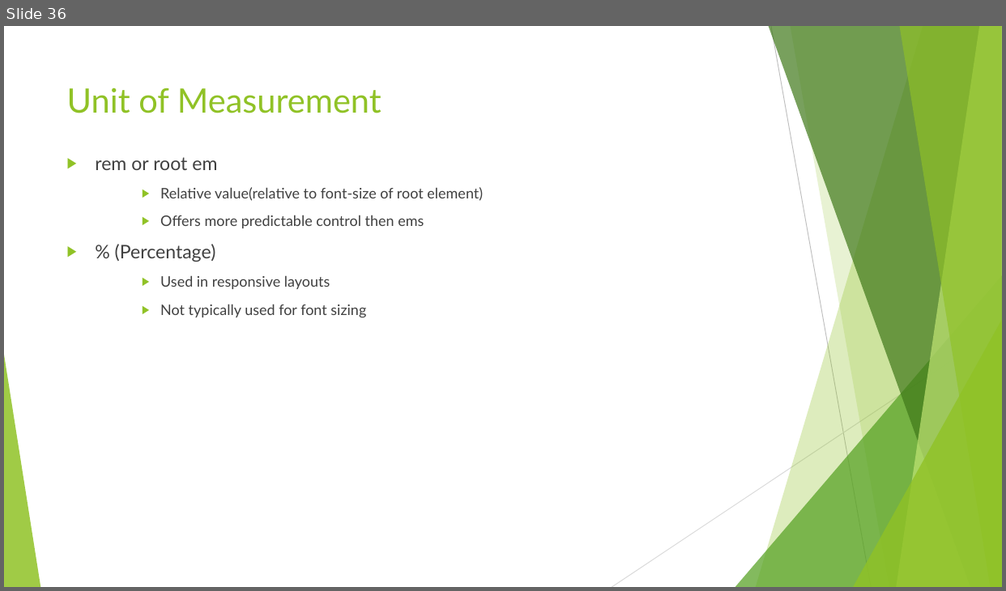
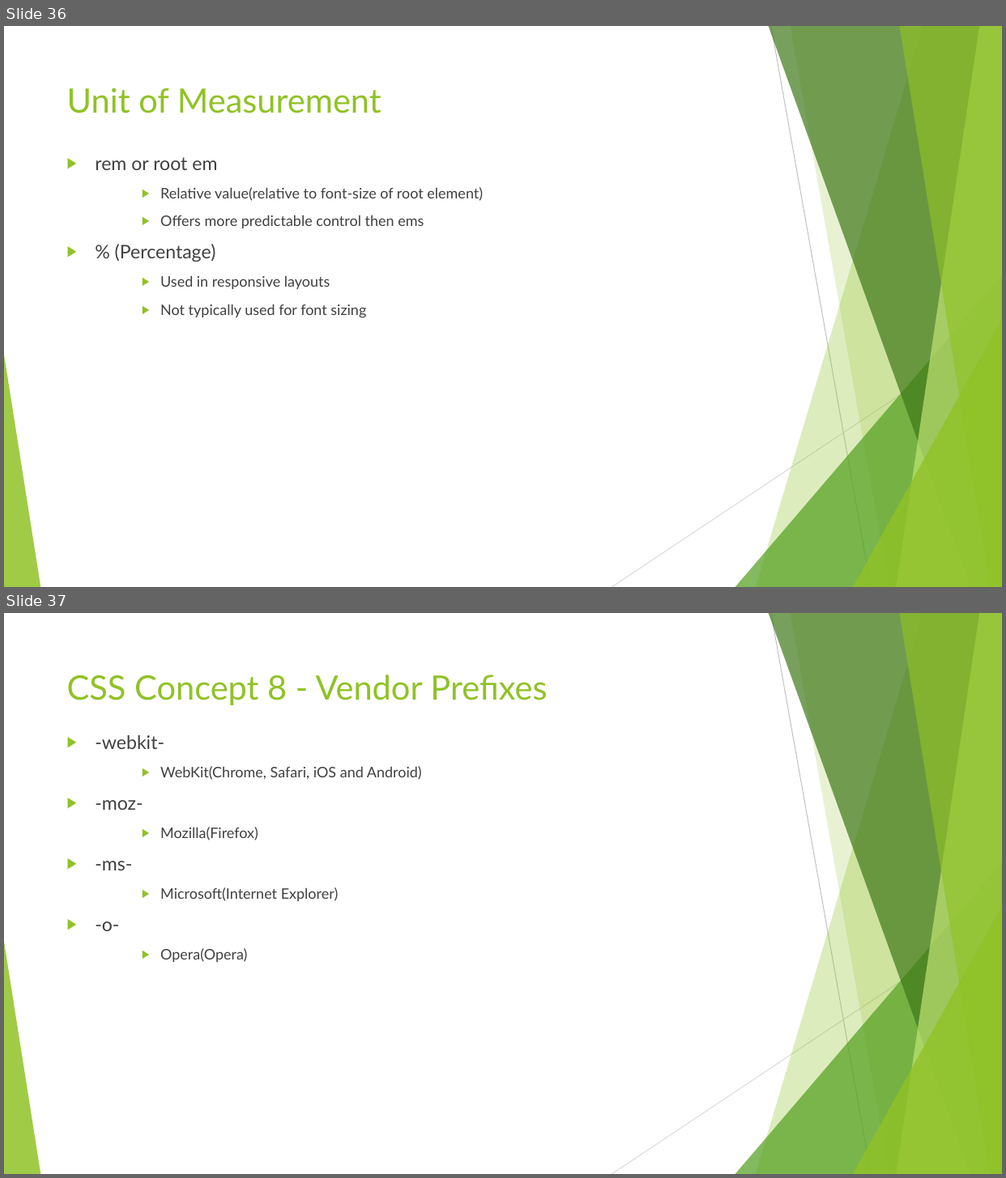
Before and after one commit to anumsh/Introduction-To-CSS, a slide deck: Introduction-to-CSS.pptx. Shown one above the other, each under a label of ours: slide 36 before the commit, slides 36 and 37 after it. The pictures are 1006x591 and 1006x1178 pixels, drawn with LibreOffice and Linux fonts; fonts in the diff are those of the drawing. Boxes give left, top, right and bottom in pixels: in the first picture for what was removed or moved away, otherwise in the second. Text is boxed around its words. In the diff, an @@ line names an element or a change of style, - is before the commit and + after.

Commit message:
feat: Vendor Prefixes

```diff
--- a/Introduction-to-CSS.pptx
+++ b/Introduction-to-CSS.pptx
@@ slide 37 added at (4, 613, 1002, 1174), background #FFFFFF; not listed: 10 template elements that a slide beside it also shows @@
@@ title added at (67, 675, 547, 705), 32.4 pt, text #90C226 @@
+CSS Concept 8 - Vendor Prefixes
@@ text added at (95, 735, 422, 962), 14 pt, text #404040 @@
+▶ -webkit-
+    ▶ WebKit(Chrome, Safari, iOS and Android)
+▶ -moz-
+    ▶ Mozilla(Firefox)
+▶ -ms-
+    ▶ Microsoft(Internet Explorer)
+▶ -o-
+    ▶ Opera(Opera)
```
Also in this commit, not shown: 2 slides changed.
